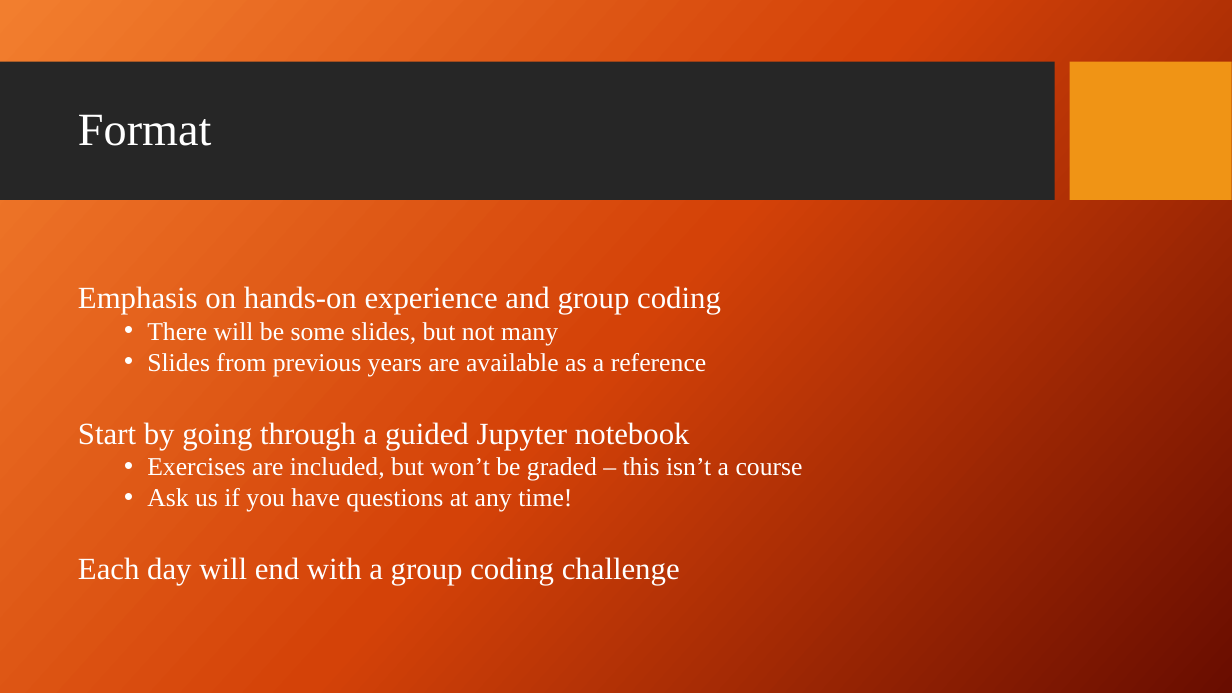
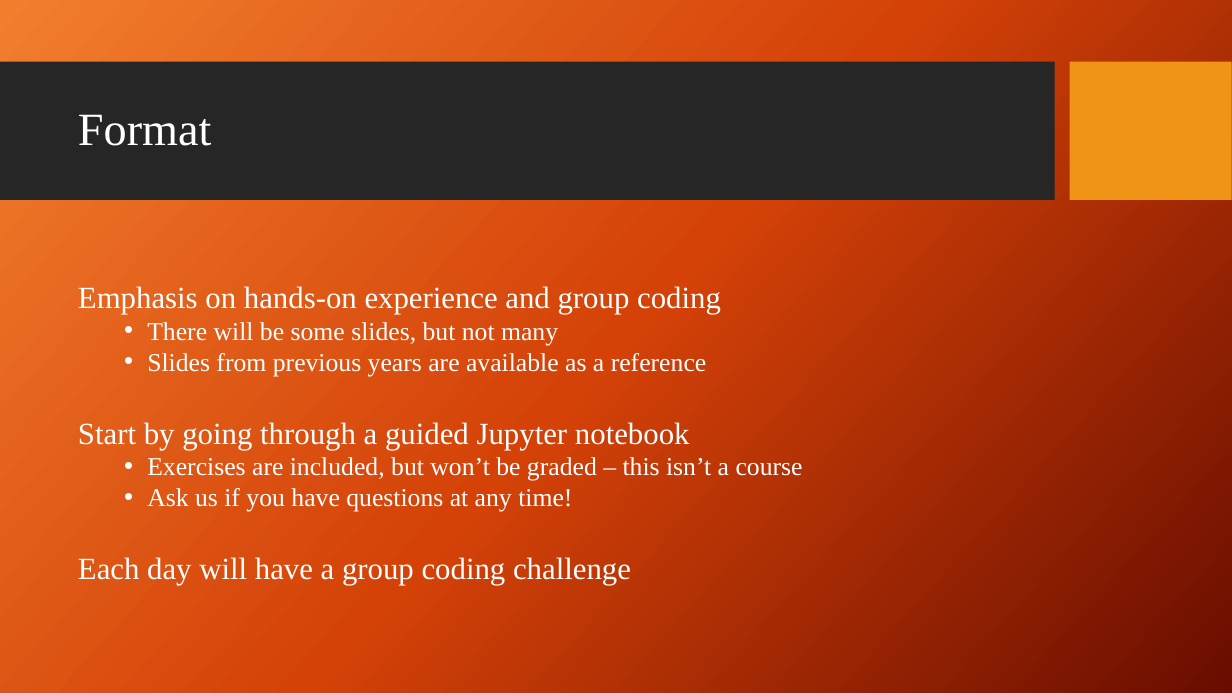
Before and after one commit to jacksondatkuliak/PythonBootcamp2026, a slide deck: slide 3 of day1/slides/intro.pptx. Drawn at 1232x693 pixels with LibreOffice and Linux fonts; fonts in the diff are those of the drawing; background and template pictures are left out. Boxes give left, top, right and bottom in pixels: in the first picture for what was removed or moved away, otherwise in the second. Text is boxed around its words. In the diff, an @@ line names an element or a change of style, - is before the commit and + after.

```diff
--- a/day1/slides/intro.pptx
+++ b/day1/slides/intro.pptx
@@ text at [78, 557, 631, 585]: text changed @@
-Each day will end with a group coding challenge
+Each day will have a group coding challenge
```
Also in this commit, not shown: 6 other slides changed, 5 other files.
